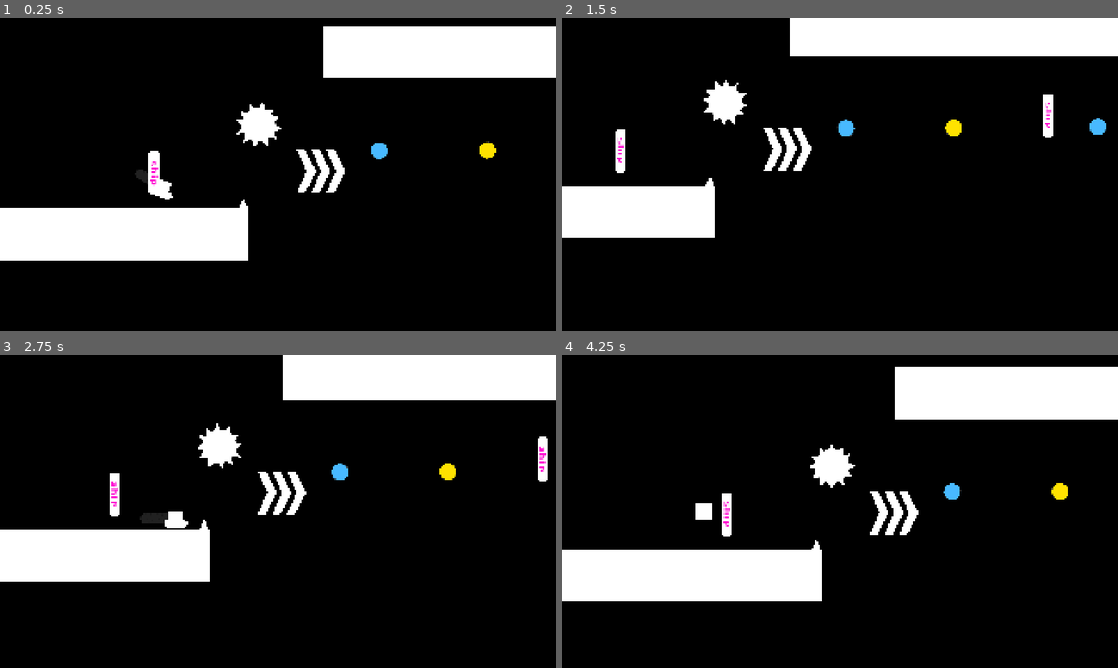
Above: before the commit, frames 1-4 (two rows, left to right).
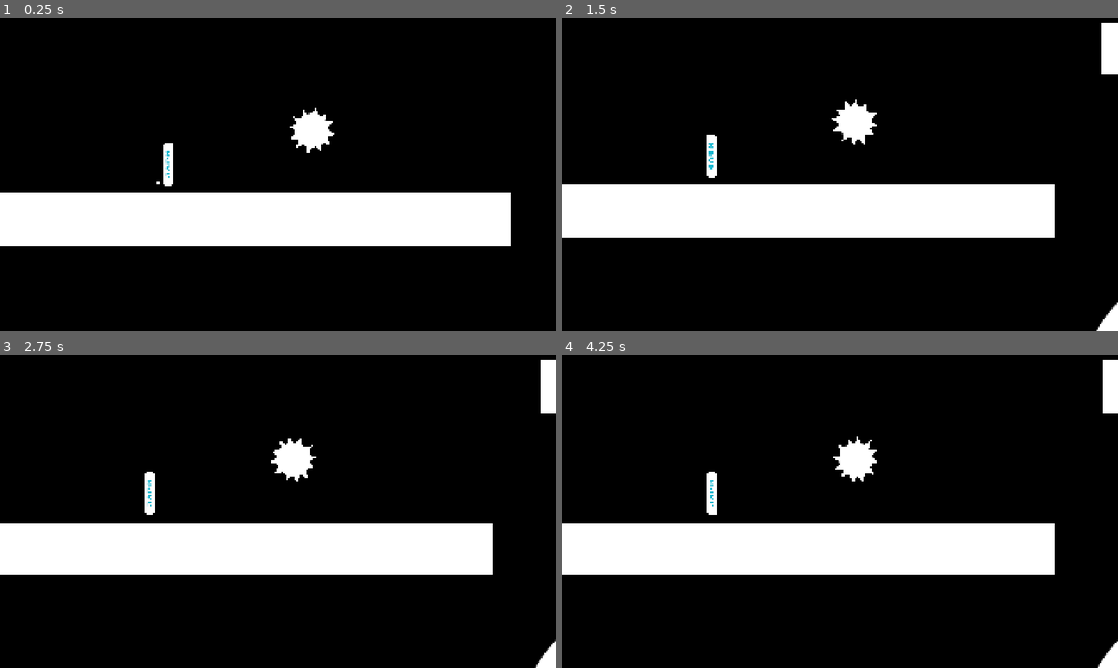
Above: after the commit, the same moments.

Repository: vempr/pixeldash
Game: Godot game, scene res://scenes/game.tscn
Same seed, same stepped clock (60 frames per second), same inputs: the game is played once before the commit and once after it. This scene is started directly instead of the project's main scene.
Inputs:
- Up to frame 1 (0.25 s): no input
- Up to frame 2 (1.5 s): tap Enter at 0.5 s; tap Space (jump) at 0.77 s
- Up to frame 3 (2.75 s): tap Space (jump) at 1.52 s
- Up to frame 4 (4.25 s): tap Space (jump) at 3.02, 3.77 s

The runs differ from the first frame. In frame 1, 22% of the frame differs, in the area x 0-100%, y 2-78%; in frame 2, 21%; in frame 3, 20%; in frame 4, 23%, in the area x 0-100%, y 1-100%.

Commit message:
win trigger, sound effects; win ui: replay level & back to main menu

Diff:
--- /dev/null
+++ b/scenes/end.tscn
@@ -0,0 +1,31 @@
+[gd_scene load_steps=5 format=3 uid="uid://6egknlt432yk"]
+
+[ext_resource type="Script" uid="uid://bh2idnyxfc0s4" path="res://scripts/end.gd" id="1_mwn6m"]
+
+[sub_resource type="CircleShape2D" id="CircleShape2D_xdx16"]
+radius = 900.0
+
+[sub_resource type="Gradient" id="Gradient_vh84r"]
+offsets = PackedFloat32Array(0.6803279, 0.6885246, 0.6939163, 0.6958175, 0.69961977)
+colors = PackedColorArray(1, 1, 1, 1, 1, 1, 1, 1, 0, 0, 0, 0, 1, 1, 1, 0, 1, 1, 1, 0)
+
+[sub_resource type="GradientTexture2D" id="GradientTexture2D_mwn6m"]
+gradient = SubResource("Gradient_vh84r")
+width = 2000
+height = 2000
+fill = 1
+fill_from = Vector2(0.5, 0.5)
+
+[node name="End" type="Area2D"]
+collision_layer = 4
+script = ExtResource("1_mwn6m")
+
+[node name="CollisionShape2D" type="CollisionShape2D" parent="."]
+z_index = -1
+shape = SubResource("CircleShape2D_xdx16")
+
+[node name="Circle" type="Sprite2D" parent="."]
+z_index = 5
+texture = SubResource("GradientTexture2D_mwn6m")
+
+[connection signal="body_entered" from="." to="." method="_on_body_entered"]
--- a/scenes/game.tscn
+++ b/scenes/game.tscn
@@ -1,14 +1,27 @@
-[gd_scene load_steps=11 format=3 uid="uid://r4aobl45amqc"]
+[gd_scene load_steps=14 format=3 uid="uid://r4aobl45amqc"]
 
 [ext_resource type="Script" uid="uid://cjx5q4iutkmsw" path="res://scripts/game.gd" id="1_uwrxv"]
+[ext_resource type="FontFile" uid="uid://dqah31gtvyewx" path="res://assets/fonts/PixelOperator8-Bold.ttf" id="2_iywne"]
 [ext_resource type="PackedScene" uid="uid://ucyt4248p448" path="res://scenes/player.tscn" id="2_yqjtg"]
 [ext_resource type="PackedScene" uid="uid://x8yib13ffx6t" path="res://scenes/interact/portal.tscn" id="3_lnu2h"]
-[ext_resource type="PackedScene" uid="uid://c1c0m3h2438di" path="res://scenes/interact/gravity_portal.tscn" id="4_lbhrr"]
-[ext_resource type="PackedScene" uid="uid://d3gft43fec0bl" path="res://scenes/interact/speed_portal.tscn" id="5_iywne"]
-[ext_resource type="PackedScene" uid="uid://bfssui8kfkpyb" path="res://scenes/interact/orb.tscn" id="6_p57ef"]
-[ext_resource type="PackedScene" uid="uid://dlsxnkhitwmn5" path="res://scenes/killable/y_border.tscn" id="7_u5sy4"]
-[ext_resource type="PackedScene" uid="uid://dtewbm8cdkvod" path="res://scenes/killable/spike.tscn" id="8_0tnpc"]
+[ext_resource type="FontFile" uid="uid://5rl5t366etfu" path="res://assets/fonts/PixelOperator8.ttf" id="3_p57ef"]
+[ext_resource type="PackedScene" uid="uid://6egknlt432yk" path="res://scenes/end.tscn" id="9_0tnpc"]
 [ext_resource type="PackedScene" uid="uid://bfpcpysh85vji" path="res://scenes/killable/sawblade.tscn" id="9_vtaks"]
+
+[sub_resource type="StyleBoxFlat" id="StyleBoxFlat_iywne"]
+bg_color = Color(1, 1, 1, 1)
+
+[sub_resource type="StyleBoxFlat" id="StyleBoxFlat_p57ef"]
+bg_color = Color(0, 0, 0, 1)
+
+[sub_resource type="StyleBoxFlat" id="StyleBoxFlat_u5sy4"]
+bg_color = Color(0, 0, 0, 1)
+
+[sub_resource type="StyleBoxFlat" id="StyleBoxFlat_gee14"]
+bg_color = Color(0, 0, 0, 1)
+
+[sub_resource type="StyleBoxFlat" id="StyleBoxFlat_0tnpc"]
+bg_color = Color(0, 0, 0, 1)
 
 [sub_resource type="RectangleShape2D" id="RectangleShape2D_uwrxv"]
 size = Vector2(6235, 306)
@@ -16,8 +29,85 @@
 [node name="Game" type="Node2D"]
 script = ExtResource("1_uwrxv")
 
+[node name="Win" type="CanvasLayer" parent="."]
+unique_name_in_owner = true
+visible = false
+
+[node name="Title" type="Label" parent="Win"]
+offset_left = 53.0
+offset_top = 41.0
+offset_right = 903.0
+offset_bottom = 142.00089
+theme_override_fonts/font = ExtResource("2_iywne")
+theme_override_font_sizes/font_size = 100
+text = "you won!"
+
+[node name="Attempts" type="Label" parent="Win"]
+unique_name_in_owner = true
+offset_left = 64.0
+offset_top = 172.0
+offset_right = 1841.0
+offset_bottom = 223.0
+theme_override_constants/line_spacing = 7
+theme_override_fonts/font = ExtResource("3_p57ef")
+theme_override_font_sizes/font_size = 50
+text = "after 10 attempts"
+vertical_alignment = 2
+autowrap_mode = 2
+
+[node name="ColorRect" type="ColorRect" parent="Win"]
+z_index = -1
+offset_right = 1920.0
+offset_bottom = 1080.0
+color = Color(0, 0, 0, 0.78431374)
+metadata/_edit_lock_ = true
+
+[node name="MainMenu" type="Button" parent="Win"]
+anchors_preset = 8
+anchor_left = 0.5
+anchor_top = 0.5
+anchor_right = 0.5
+anchor_bottom = 0.5
+offset_left = -440.5
+offset_top = -87.0
+offset_right = 440.5
+offset_bottom = -9.0
+grow_horizontal = 2
+grow_vertical = 2
+theme_override_colors/font_color = Color(0, 0, 0, 1)
+theme_override_fonts/font = ExtResource("2_iywne")
+theme_override_font_sizes/font_size = 40
+theme_override_styles/normal = SubResource("StyleBoxFlat_iywne")
+theme_override_styles/pressed = SubResource("StyleBoxFlat_p57ef")
+theme_override_styles/hover = SubResource("StyleBoxFlat_u5sy4")
+theme_override_styles/hover_pressed = SubResource("StyleBoxFlat_gee14")
+theme_override_styles/focus = SubResource("StyleBoxFlat_0tnpc")
+text = "main menu"
+
+[node name="Replay" type="Button" parent="Win"]
+anchors_preset = 8
+anchor_left = 0.5
+anchor_top = 0.5
+anchor_right = 0.5
+anchor_bottom = 0.5
+offset_left = -440.5
+offset_top = 5.0
+offset_right = 440.5
+offset_bottom = 83.0
+grow_horizontal = 2
+grow_vertical = 2
+theme_override_colors/font_color = Color(0, 0, 0, 1)
+theme_override_fonts/font = ExtResource("2_iywne")
+theme_override_font_sizes/font_size = 40
+theme_override_styles/normal = SubResource("StyleBoxFlat_iywne")
+theme_override_styles/pressed = SubResource("StyleBoxFlat_p57ef")
+theme_override_styles/hover = SubResource("StyleBoxFlat_u5sy4")
+theme_override_styles/hover_pressed = SubResource("StyleBoxFlat_gee14")
+theme_override_styles/focus = SubResource("StyleBoxFlat_0tnpc")
+text = "play again"
+
 [node name="StaticBody2D" type="StaticBody2D" parent="."]
-position = Vector2(-5461, 953)
+position = Vector2(-3746, 682)
 metadata/_edit_group_ = true
 
 [node name="ColorRect" type="ColorRect" parent="StaticBody2D"]
@@ -29,7 +119,7 @@
 shape = SubResource("RectangleShape2D_uwrxv")
 
 [node name="StaticBody2D2" type="StaticBody2D" parent="."]
-position = Vector2(1211, -96)
+position = Vector2(2772, -251)
 metadata/_edit_group_ = true
 
 [node name="ColorRect" type="ColorRect" parent="StaticBody2D2"]
@@ -41,56 +131,19 @@
 shape = SubResource("RectangleShape2D_uwrxv")
 
 [node name="Player" parent="." instance=ExtResource("2_yqjtg")]
-position = Vector2(90, 736)
+position = Vector2(293, 552)
+
+[node name="End" parent="." instance=ExtResource("9_0tnpc")]
+position = Vector2(3577, 2021)
+
+[node name="Sawblade" parent="." instance=ExtResource("9_vtaks")]
+position = Vector2(1350, 320)
 
 [node name="Portal" parent="." instance=ExtResource("3_lnu2h")]
-position = Vector2(240, 751)
-gamemode = 1
+position = Vector2(524, 514)
+gamemode = 3
 
-[node name="Portal2" parent="." instance=ExtResource("3_lnu2h")]
-position = Vector2(2702, 549)
-gamemode = 1
-
-[node name="Portal5" parent="." instance=ExtResource("4_lbhrr")]
-position = Vector2(3500, 600)
-
-[node name="SpeedPortal" parent="." instance=ExtResource("5_iywne")]
-position = Vector2(1201, 742)
-speed = 3
-
-[node name="SpeedPortal2" parent="." instance=ExtResource("5_iywne")]
-position = Vector2(4571, 575)
-speed = 0
-
-[node name="Orb2" parent="." instance=ExtResource("6_p57ef")]
-position = Vector2(1537, 624)
-orb = 2
-
-[node name="Orb3" parent="." instance=ExtResource("6_p57ef")]
-position = Vector2(2988, 614)
-orb = 2
-
-[node name="Orb4" parent="." instance=ExtResource("6_p57ef")]
-position = Vector2(2158, 622)
-
-[node name="Orb5" parent="." instance=ExtResource("6_p57ef")]
-position = Vector2(3813, 436)
-orb = 0
-
-[node name="Orb6" parent="." instance=ExtResource("6_p57ef")]
-position = Vector2(5414, 461)
-
-[node name="Orb7" parent="." instance=ExtResource("6_p57ef")]
-position = Vector2(6928, 434)
-orb = 2
-
-[node name="YBorder" parent="." instance=ExtResource("7_u5sy4")]
-position = Vector2(622, 1398)
-
-[node name="Spike" parent="." instance=ExtResource("8_0tnpc")]
-position = Vector2(755, 929)
-
-[node name="Sawblade" parent="." instance=ExtResource("9_vtaks")]
-position = Vector2(843, 475)
-
+[connection signal="pressed" from="Win/MainMenu" to="." method="_on_main_menu_pressed"]
+[connection signal="pressed" from="Win/Replay" to="." method="_on_replay_pressed"]
 [connection signal="restart" from="Player" to="." method="_on_player_restart"]
+[connection signal="win" from="Player" to="." method="_on_player_win"]
--- a/scenes/player.tscn
+++ b/scenes/player.tscn
@@ -1,6 +1,8 @@
-[gd_scene load_steps=23 format=3 uid="uid://ucyt4248p448"]
+[gd_scene load_steps=25 format=3 uid="uid://ucyt4248p448"]
 
 [ext_resource type="Script" uid="uid://qbkxl5h4msom" path="res://scripts/player.gd" id="1_3vyb7"]
+[ext_resource type="AudioStream" uid="uid://ceo6g2hdx7k7n" path="res://assets/sfx/splat.mp3" id="2_g2els"]
+[ext_resource type="AudioStream" uid="uid://dmrdrrx8nuyp6" path="res://assets/sfx/xphit.mp3" id="3_qhqgy"]
 
 [sub_resource type="Gradient" id="Gradient_3vyb7"]
 offsets = PackedFloat32Array(0.6803279, 0.6885246, 0.6939163, 0.6958175, 0.69961977)
@@ -243,6 +245,11 @@
 &"": SubResource("AnimationLibrary_y4r1p")
 }
 
+[node name="Splat" type="AudioStreamPlayer" parent="Die"]
+unique_name_in_owner = true
+stream = ExtResource("2_g2els")
+volume_db = -10.0
+
 [node name="Sprite" type="Node2D" parent="."]
 unique_name_in_owner = true
 
@@ -357,9 +364,14 @@
 wait_time = 0.2
 one_shot = true
 
+[node name="Xphit" type="AudioStreamPlayer" parent="."]
+unique_name_in_owner = true
+stream = ExtResource("3_qhqgy")
+
 [connection signal="change_gamemode" from="." to="." method="_on_change_gamemode"]
 [connection signal="change_speed" from="." to="." method="_on_change_speed"]
 [connection signal="click_orb" from="." to="." method="_on_orb_clicked"]
 [connection signal="die" from="." to="." method="_on_die"]
 [connection signal="flip_gravity" from="." to="." method="_on_flip_gravity"]
+[connection signal="win" from="." to="." method="_on_win"]
 [connection signal="timeout" from="TrailTimer" to="." method="_on_trail_timer_timeout"]
--- a/scripts/G.gd
+++ b/scripts/G.gd
@@ -10,3 +10,5 @@
 	SPEED.FAST: 1.25,
 	SPEED.FASTER: 1.50,
 }
+
+var attempts := 1
--- /dev/null
+++ b/scripts/end.gd
@@ -0,0 +1,6 @@
+extends Area2D
+
+
+func _on_body_entered(body: Node2D) -> void:
+	if body is CharacterBody2D:
+		body.emit_signal("win")
--- a/scripts/game.gd
+++ b/scripts/game.gd
@@ -1,8 +1,10 @@
 extends Node2D
+
+@onready var MainMenuScene = preload("res://scenes/main_menu.tscn")
 
 
 func _ready() -> void:
-	pass
+	%Win.visible = false
 
 
 func _process(_delta: float) -> void:
@@ -11,4 +13,21 @@
 
 func _on_player_restart() -> void:
 	if get_tree():
+		G.attempts += 1
 		get_tree().reload_current_scene()
+
+
+func _on_player_win() -> void:
+	%Attempts.text = "after " + str(G.attempts) + " attempts"
+	%Win.visible = true
+
+
+func _on_main_menu_pressed() -> void:
+	if get_tree():
+		G.attempts = 1
+		get_tree().change_scene_to_packed(MainMenuScene)
+
+
+func _on_replay_pressed() -> void:
+	G.attempts = 0
+	_on_player_restart()
--- a/scripts/player.gd
+++ b/scripts/player.gd
@@ -10,6 +10,8 @@
 signal click_orb(o: G.ORB)
 @warning_ignore("unused_signal")
 signal die
+@warning_ignore("unused_signal")
+signal win
 signal restart
 
 const JUMP_BUFFER_TIME := 0.15
@@ -18,6 +20,8 @@
 var gamemode: G.GAMEMODE = G.GAMEMODE.CUBE
 var draw_trail := false
 var dead := false
+var died := false
+var won := false
 
 const BASE_SPEED := 800.0
 var SPEED := BASE_SPEED
@@ -45,14 +49,27 @@
 
 
 func _physics_process(delta: float) -> void:
+	if won:
+		died = true
+		won = false
+		%Xphit.play()
+		%DieAP.play("explode")
+		await %DieAP.animation_finished
+		process_mode = Node.PROCESS_MODE_DISABLED
+
 	if dead || velocity.x == 0:
-		dead = true
+		dead = false
+		died = true
 		%Sprite.visible = false
 		%DieAP.play("explode")
+		%Splat.play(0.3)
 		await %DieAP.animation_finished
 		process_mode = Node.PROCESS_MODE_DISABLED
 		await get_tree().create_timer(1.0).timeout
 		restart.emit()
+
+	if died:
+		return
 
 	match gamemode:
 		G.GAMEMODE.CUBE:
@@ -322,3 +339,7 @@
 
 func _on_die() -> void:
 	dead = true
+
+
+func _on_win() -> void:
+	won = true
Not shown, added: assets/sfx/splat.mp3.import
Not shown, added: assets/sfx/xphit.mp3.import
Not shown, added: scripts/end.gd.uid
Not shown, added: assets/sfx/splat.mp3
Not shown, added: assets/sfx/xphit.mp3
